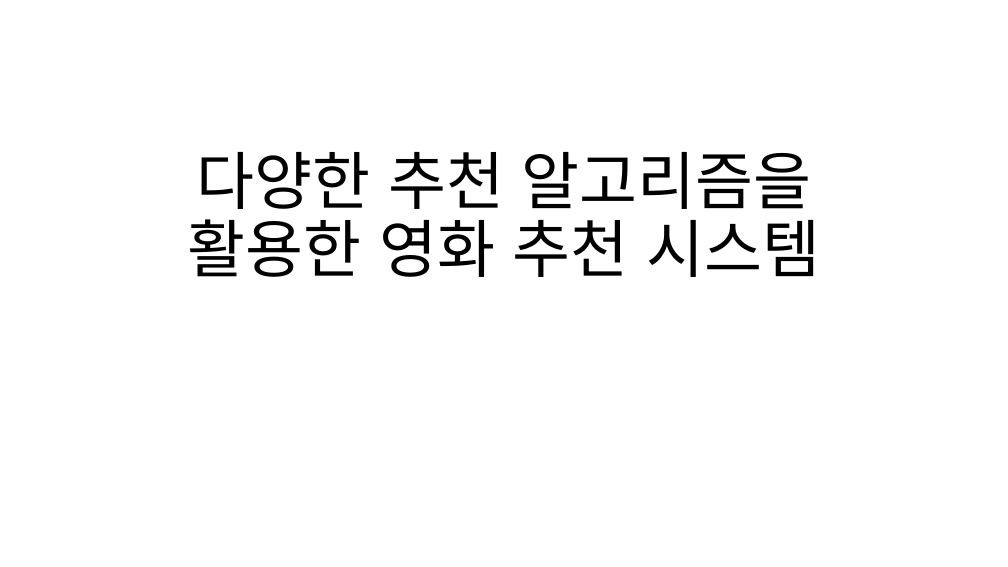
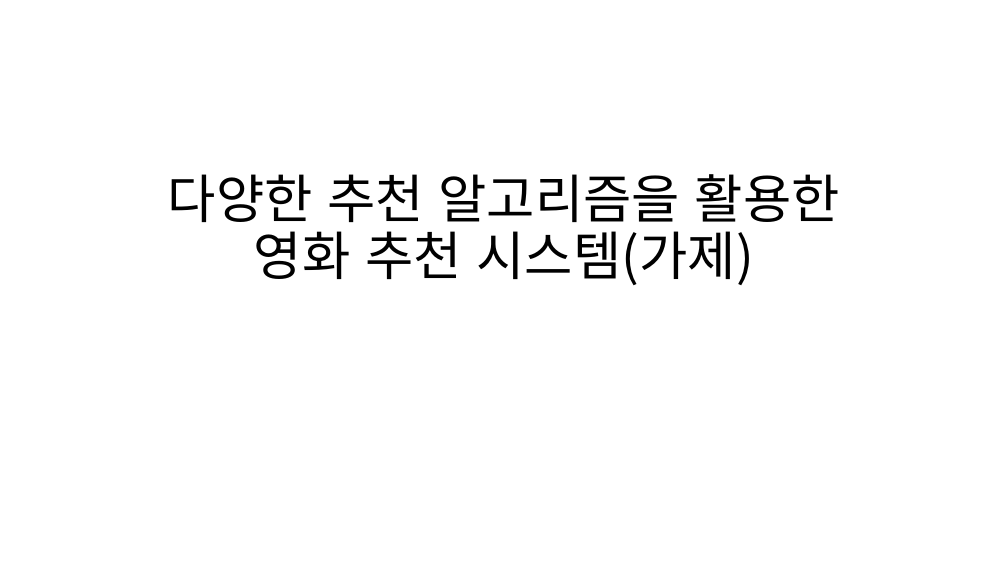
Before and after one commit to laits1/TIL, a slide deck: slide 1 of project/3) 파이널 프로젝트/다양한 추천 알고리즘을 활용한 영화 추천 시스템.pptx. Drawn at 1008x567 pixels with LibreOffice and Linux fonts; fonts in the diff are those of the drawing. Boxes give left, top, right and bottom in pixels: in the first picture for what was removed or moved away, otherwise in the second. Text is boxed around its words. In the diff, an @@ line names an element or a change of style, - is before the commit and + after.

```diff
--- a/project/3) 파이널 프로젝트/다양한 추천 알고리즘을 활용한 영화 추천 시스템.pptx
+++ b/project/3) 파이널 프로젝트/다양한 추천 알고리즘을 활용한 영화 추천 시스템.pptx
@@ title at (168,174,840,285): text changed; size 60 to 50 pt @@
-다양한 추천 알고리즘을 활용한 영화 추천 시스템
+다양한 추천 알고리즘을 활용한 영화 추천 시스템(가제)
```
Also in this commit, not shown: 2 other slides changed, 1 slide added, 2 other files.
